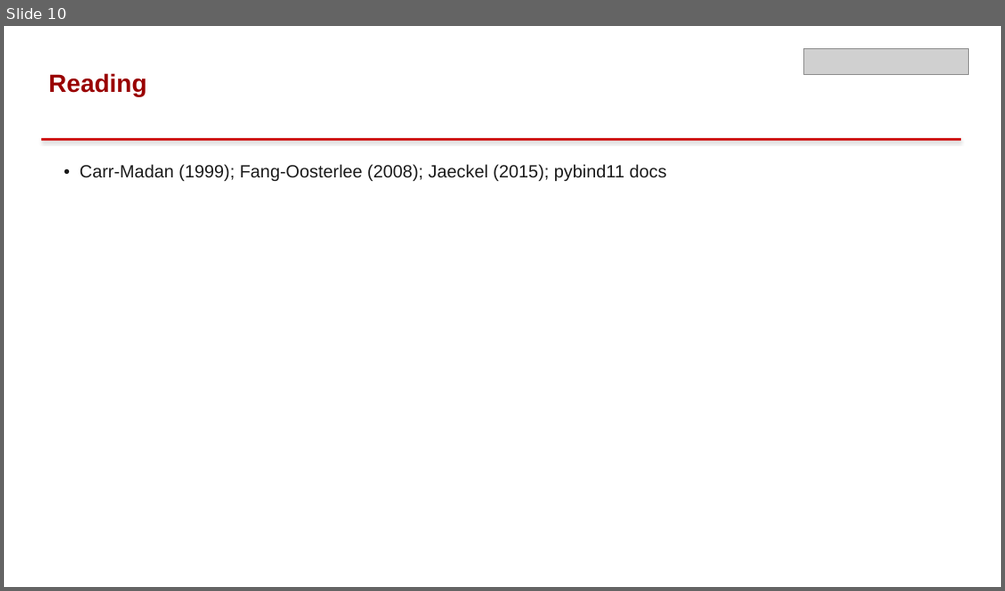
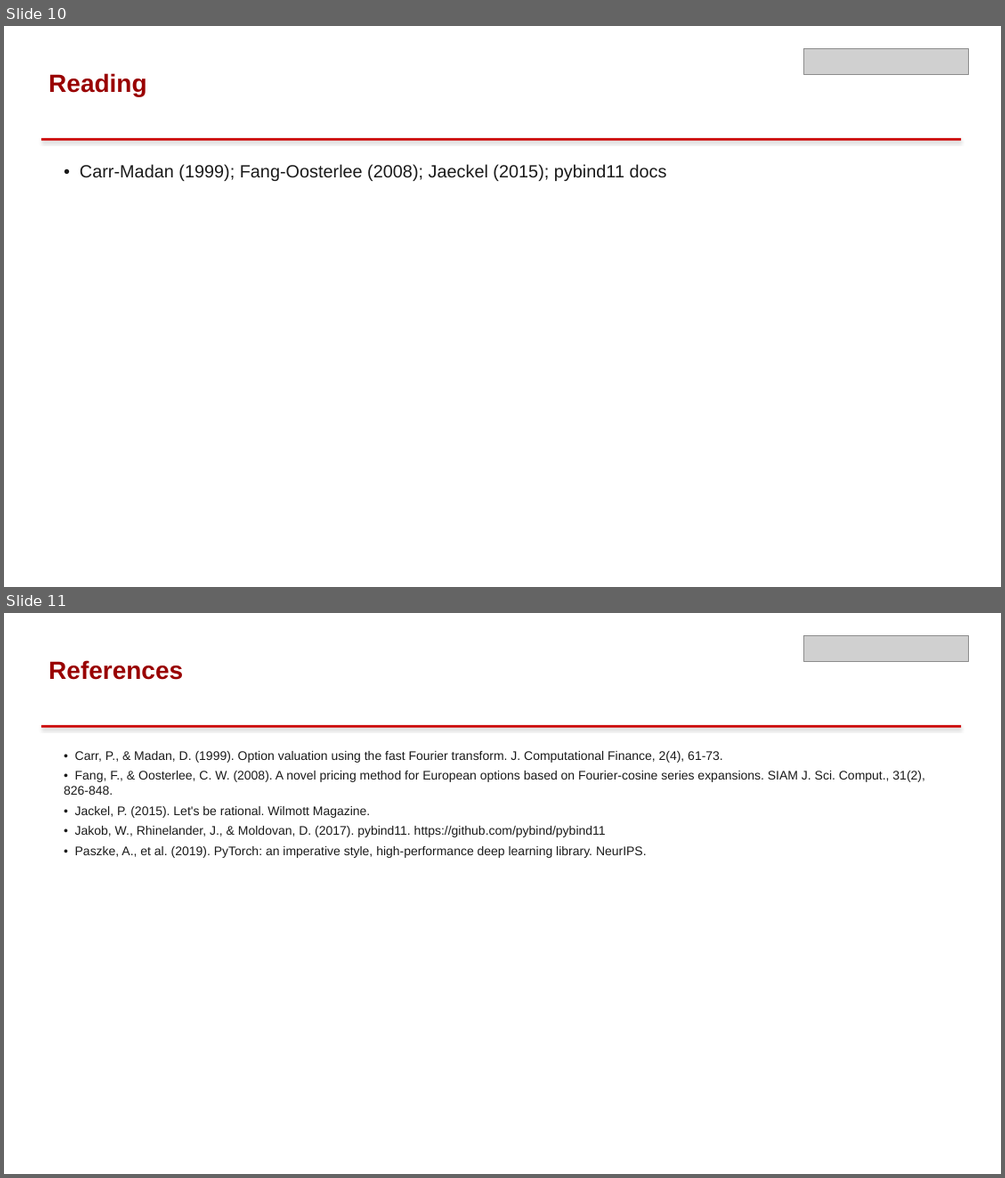
Before and after one commit to dendisuhubdy/ncsu_finmath_summer_2026, a slide deck: weekly_presentations/week07_fast_computation_milestone2.pptx. Shown one above the other, each under a label of ours: slide 10 before the commit, slides 10 and 11 after it. The pictures are 1005x591 and 1005x1178 pixels, drawn with LibreOffice and Linux fonts; fonts in the diff are those of the drawing; grey boxes stand for pictures. Boxes give left, top, right and bottom in pixels: in the first picture for what was removed or moved away, otherwise in the second. Text is boxed around its words. In the diff, an @@ line names an element or a change of style, - is before the commit and + after.

```diff
--- a/weekly_presentations/week07_fast_computation_milestone2.pptx
+++ b/weekly_presentations/week07_fast_computation_milestone2.pptx
@@ slide 11 added at [4,613,1001,1174], background #FFFFFF @@
@@ picture added at [804,635,969,662] @@
@@ text added at [48,660,183,680], 24 pt, text #990000, bold @@
+References
@@ rectangle added at [41,725,961,728], fill #CC0000 @@
@@ text added at [64,751,924,858], 12 pt, text #1A1A1A @@
+• Carr, P., & Madan, D. (1999). Option valuation using the fast Fourier transform. J. Computational Finance, 2(4), 61-73.
+• Fang, F., & Oosterlee, C. W. (2008). A novel pricing method for European options based on Fourier-cosine series expansions. SIAM J. Sci. Comput., 31(2), 826-848.
+• Jackel, P. (2015). Let's be rational. Wilmott Magazine.
+• Jakob, W., Rhinelander, J., & Moldovan, D. (2017). pybind11. https://github.com/pybind/pybind11
+• Paszke, A., et al. (2019). PyTorch: an imperative style, high-performance deep learning library. NeurIPS.
```
Also in this commit, not shown: 30 other files.
